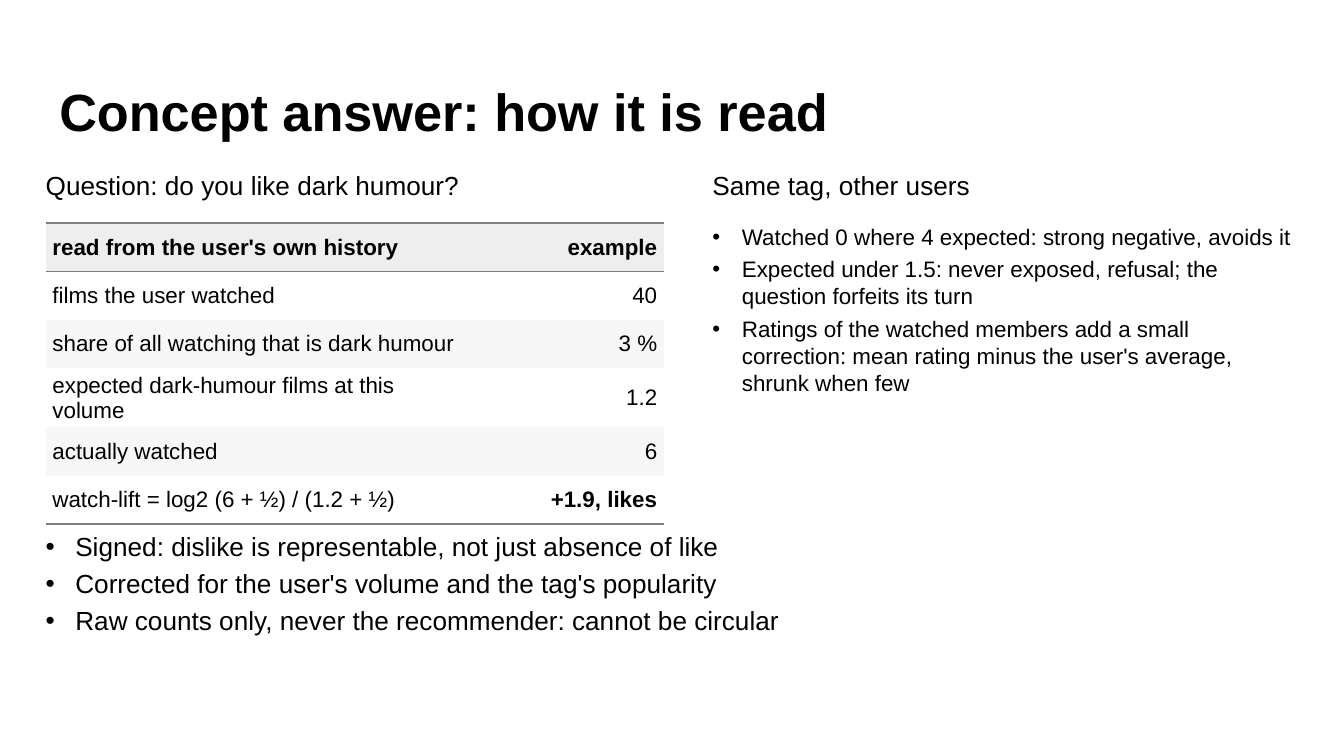
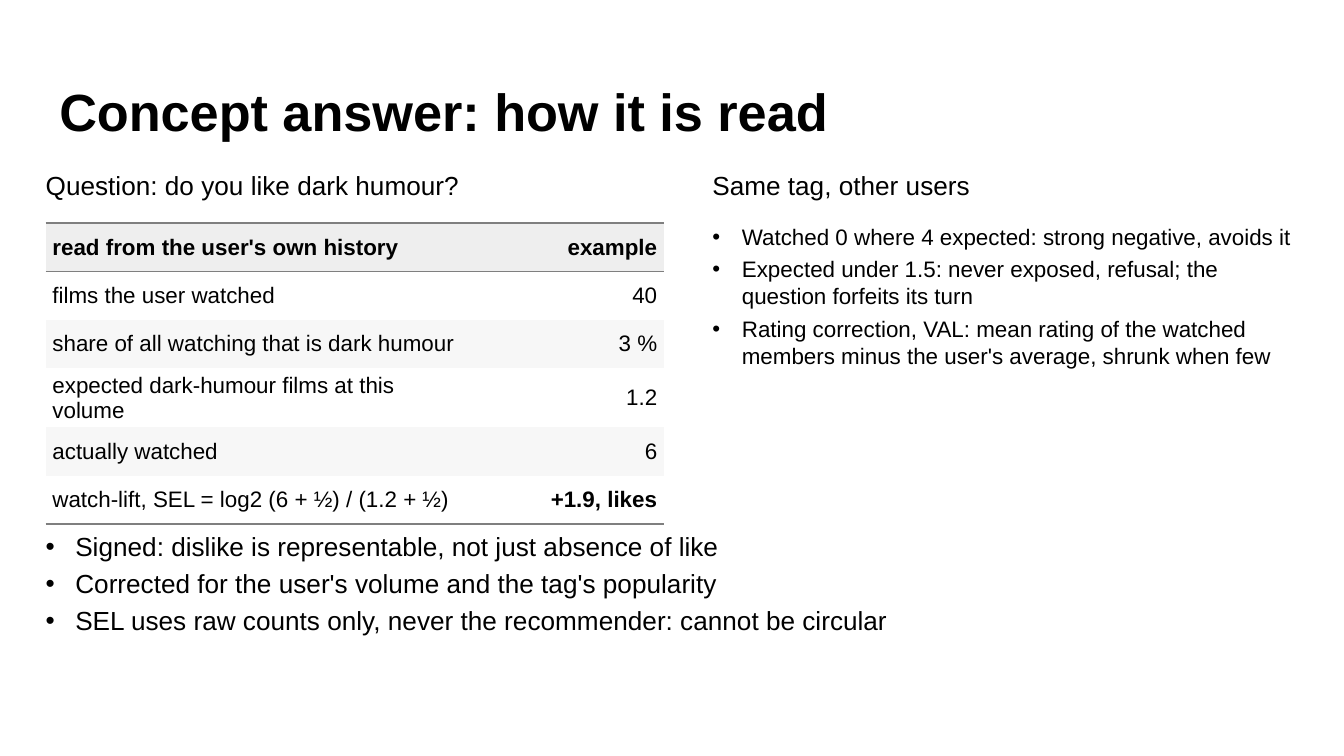
Before and after one commit to makarovaalexa-brch/casper, a slide deck: slide 1 of new_chapters/slides/slide_concept_answer.pptx. Drawn at 1344x756 pixels with LibreOffice and Linux fonts; fonts in the diff are those of the drawing; background and template pictures are left out. Boxes give left, top, right and bottom in pixels: in the first picture for what was removed or moved away, otherwise in the second. Text is boxed around its words. In the diff, an @@ line names an element or a change of style, - is before the commit and + after.

```diff
--- a/new_chapters/slides/slide_concept_answer.pptx
+++ b/new_chapters/slides/slide_concept_answer.pptx
@@ table at (x1=46, y1=223, x2=664, y2=516) @@
-row 6, column 1: watch-lift = log2 (6 + ½) / (1.2 + ½)
+row 6, column 1: watch-lift, SEL = log2 (6 + ½) / (1.2 + ½)
@@ text at (x1=742, y1=320, x2=1271, y2=369): text changed @@
-• Ratings of the watched members add a small correction: mean rating minus the user's average, shrunk when few
+• Rating correction, VAL: mean rating of the watched members minus the user's average, shrunk when few
@@ text at (x1=75, y1=611, x2=886, y2=636): text changed @@
-• Raw counts only, never the recommender: cannot be circular
+• SEL uses raw counts only, never the recommender: cannot be circular
```
